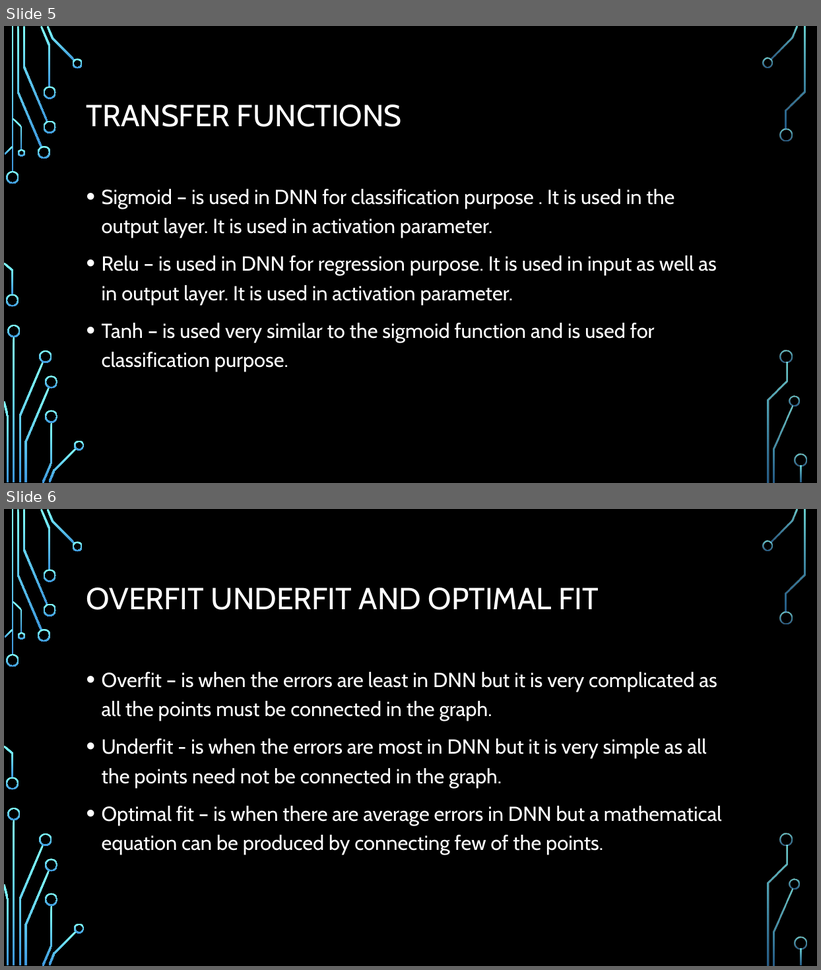
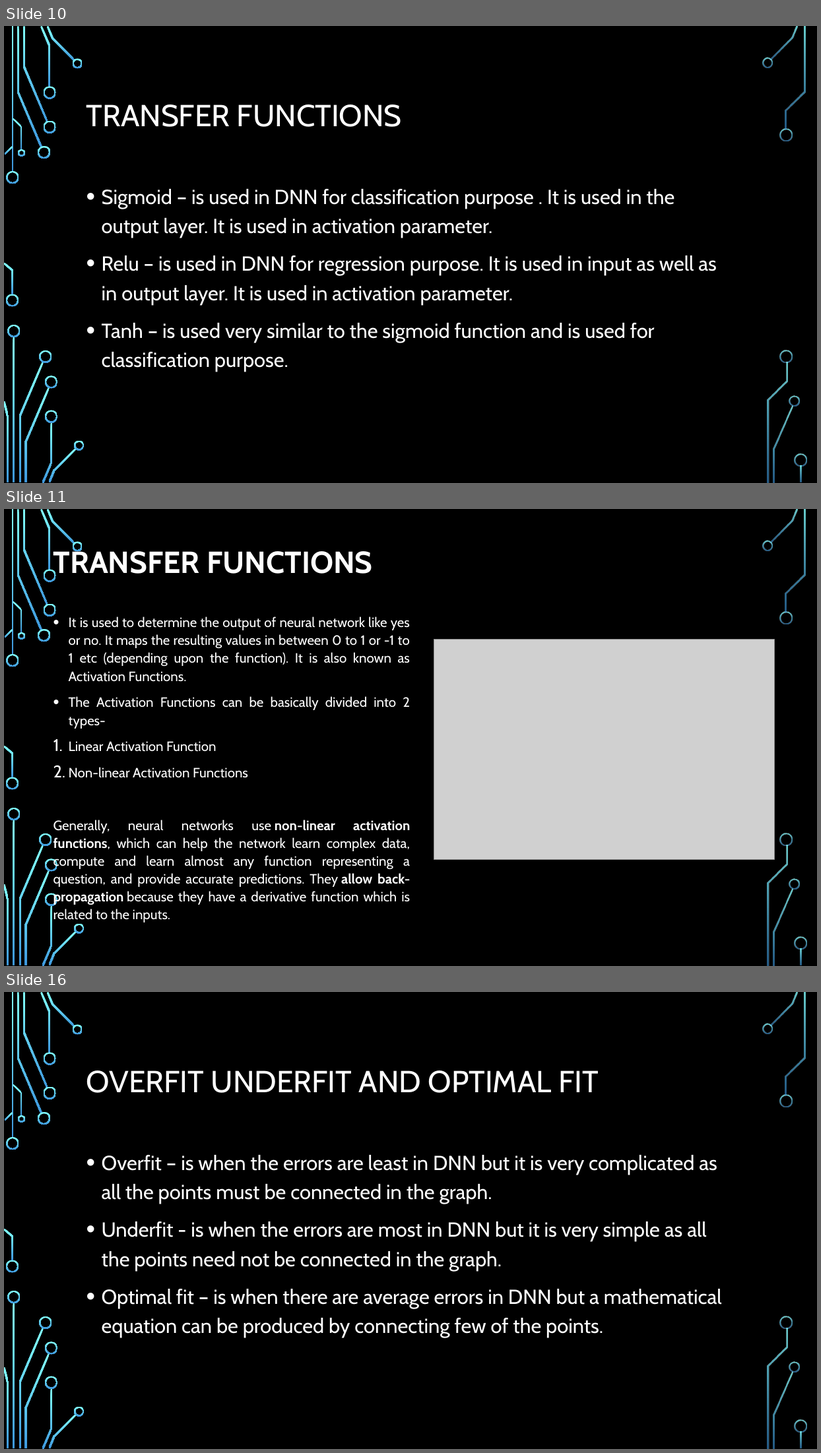
Before and after one commit to ENG19CS0023-AKSHAY/Deep-learning, a slide deck: ENG19CS0023(Akshay V R)(DL assignment 2).pptx. Shown one above the other, each under a label of ours: slides 5 and 6 before the commit, slides 10, 11 and 16 after it; the slides between them are not shown. The pictures are 821x970 and 821x1453 pixels, drawn with LibreOffice and Linux fonts; fonts in the diff are those of the drawing; grey boxes stand for pictures; background and template pictures are left out. Boxes give left, top, right and bottom in pixels: in the first picture for what was removed or moved away, otherwise in the second. Text is boxed around its words. In the diff, an @@ line names an element or a change of style, - is before the commit and + after.

```diff
--- a/ENG19CS0023(Akshay V R)(DL assignment 2).pptx
+++ b/ENG19CS0023(Akshay V R)(DL assignment 2).pptx
@@ slide 11 added at (4,509,817,966), background picture (left out); not listed: 36 template elements that a slide beside it also shows @@
@@ title added at (54,547,372,580), 36 pt, text #FFFFFF, bold @@
+TRANSFER FUNCTIONS
@@ text added at (54,617,410,923), 16 pt, text #FFFFFF @@
+• It is used to determine the output of neural network like yes or no. It maps the resulting values in between 0 to 1 or -1 to 1 etc (depending upon the function). It is also known as Activation Functions.
+• The Activation Functions can be basically divided into 2 types-
+1. Linear Activation Function
+2. Non-linear Activation Functions
+Generally, neural networks use non-linear activation functions, which can help the network learn complex data, compute and learn almost any function representing a question, and provide accurate predictions. They allow back-propagation because they have a derivative function which is related to the inputs.
@@ picture added at (435,640,775,859) @@
@@ what was slide 5 is now slide 10 @@
@@ what was slide 6 is now slide 16 @@
```
Also in this commit, not shown: 9 other slides added.
